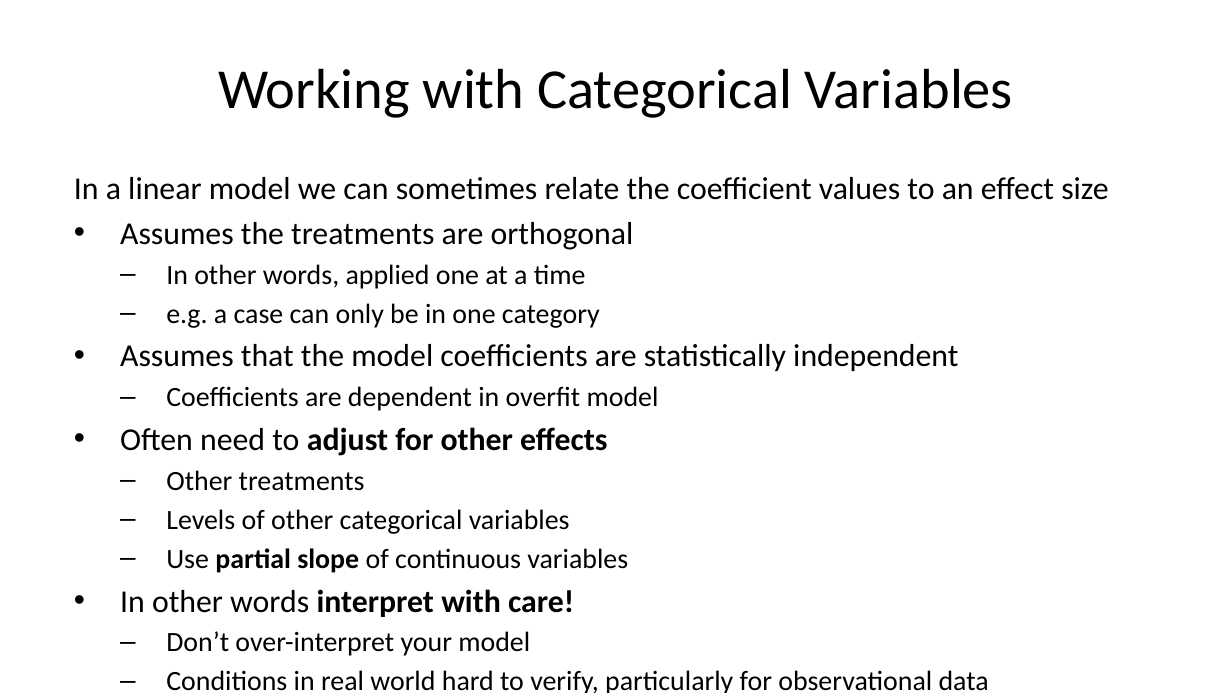
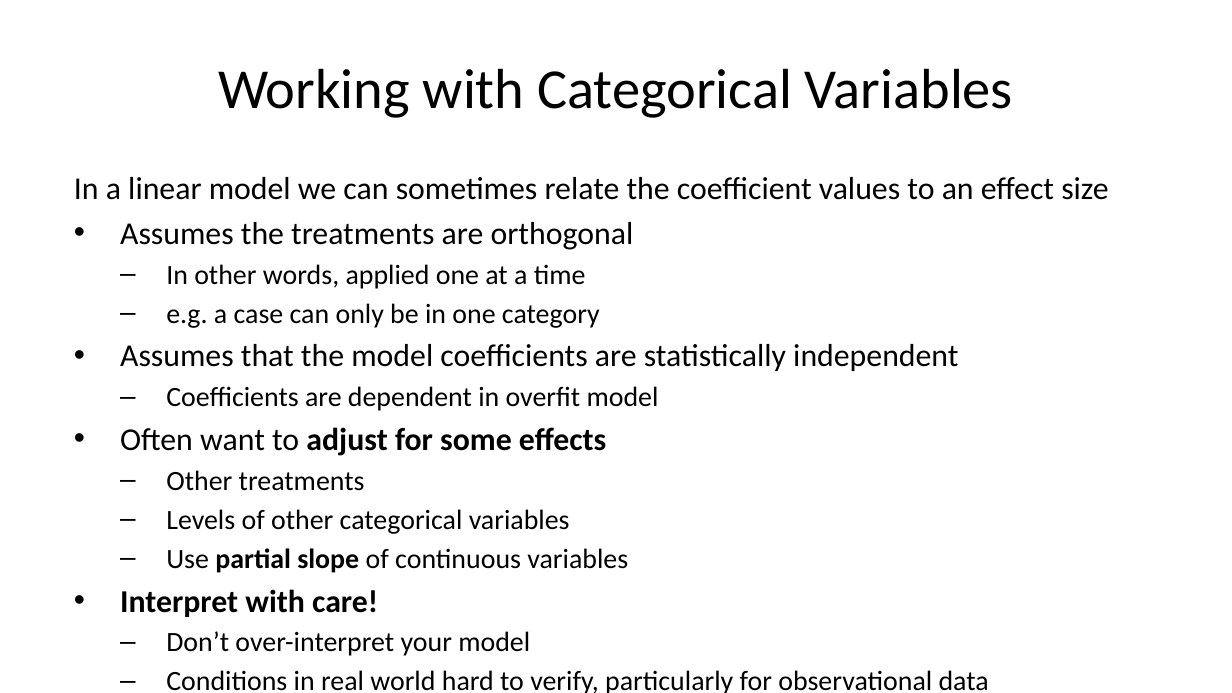
Before and after one commit to StephenElston/CSCI-E-83, a slide deck: slide 18 of LectureSlides/09_GeneralizingTheLinearModel.pptx. Drawn at 1232x693 pixels with LibreOffice and Linux fonts; fonts in the diff are those of the drawing. Boxes give left, top, right and bottom in pixels: in the first picture for what was removed or moved away, otherwise in the second. Text is boxed around its words. In the diff, an @@ line names an element or a change of style, - is before the commit and + after.

```diff
--- a/LectureSlides/09_GeneralizingTheLinearModel.pptx
+++ b/LectureSlides/09_GeneralizingTheLinearModel.pptx
@@ text at (120, 427, 606, 456): text changed @@
-• Often need to adjust for other effects
+• Often want to adjust for some effects
@@ text at (120, 589, 378, 617): text changed @@
-• In other words interpret with care!
+• Interpret with care!
```
Also in this commit, not shown: 10 other slides changed, 1 slide added.
